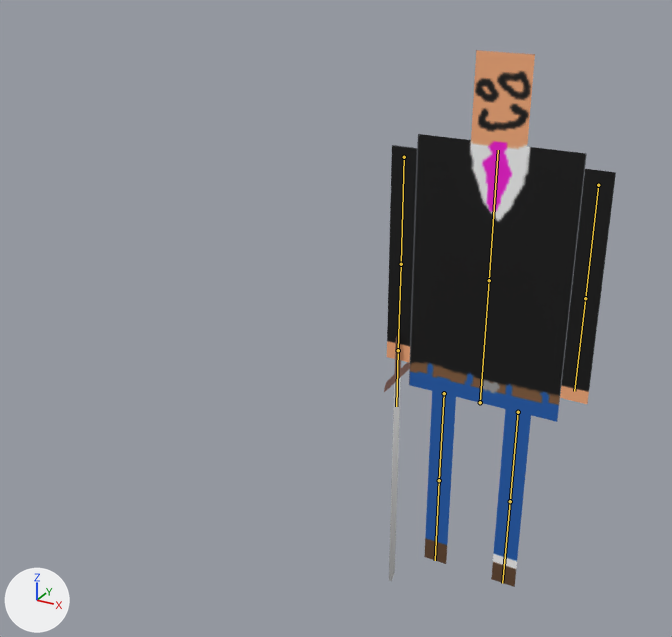
Two versions of the Blender file blender/player_character.blend, one commit apart.
Camera for both pictures: a 50 mm camera at (1.03, -3.01, 2.53) aimed at (-0.41, -0.4, 1.22). Arrows for +X, +Y and +Z are at lower left; the lights stay in place. The picture after the commit comes second. Both versions are drawn at frame 8 of the action 'Backflip'; the numbers are the values there. The bones that change, and the others that lie on the model, are drawn over the model as lines.

In view in the first picture: 'Body', 'LeftArm', 'RightArm', 'Sword'.
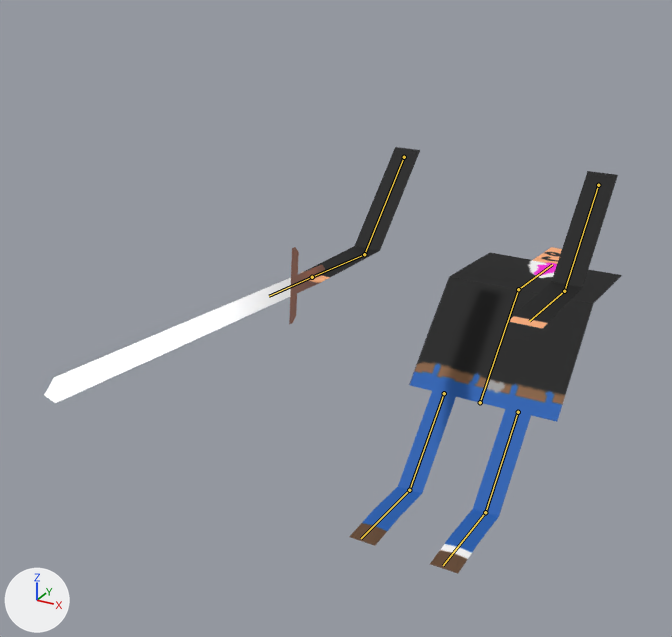
What differs and where, as boxes [x1, y1, x2, y2] in the pictures (672 x 637 px):
'Body', posed (53% wider, 39% shorter): before [409, 50, 587, 587]; after [350, 247, 622, 574]
'LeftArm', posed (95% wider, 33% shorter): before [560, 169, 616, 404]; after [508, 171, 618, 328]
'Sword', posed (944% wider, 37% shorter): before [384, 333, 410, 582]; after [44, 247, 325, 403]
'RightArm', posed: before [387, 145, 417, 362]; after [302, 147, 420, 283]
bone 'RightArm', root to tip: before (404, 157) to (401, 264); after (404, 157) to (364, 254)
bone 'RightHand', root to tip: before (401, 264) to (398, 350); after (364, 254) to (312, 277)
bone 'LeftArm', root to tip: before (598, 185) to (585, 298); after (598, 185) to (564, 291)
bone 'LeftHand', root to tip: before (585, 298) to (574, 391); after (564, 291) to (529, 321)
bone 'LeftLeg', root to tip: before (518, 412) to (510, 501); after (518, 412) to (485, 512)
bone 'LeftFoot', root to tip: before (510, 501) to (502, 583); after (485, 512) to (443, 565)
bone 'RightLeg', root to tip: before (444, 393) to (439, 480); after (444, 393) to (409, 490)
bone 'RightFoot', root to tip: before (439, 480) to (435, 560); after (409, 490) to (361, 538)
bone 'Spline', root to tip: before (480, 402) to (489, 280); after (480, 402) to (518, 289)
bone 'Torso', root to tip: before (489, 280) to (498, 150); after (518, 289) to (552, 264)

The change in detail:
Bone 'RightArm' (bone_rightarm) turns from (0, 0, 0) to (0, 0, 48) degrees about its own x, y and z.
Bone 'RightHand' (bone_righthand) turns from (0, 0, 0) to (0, 0, 48) degrees about its own x, y and z.
Bone 'LeftArm' (bone_leftarm) turns from (0, 0, 0) to (0, 0, -48) degrees about its own x, y and z.
Bone 'LeftHand' (bone_lefthand) turns from (0, 0, 0) to (0, 0, -48) degrees about its own x, y and z.
Bone 'LeftLeg' (bone_leftleg) turns from (0, 0, 0) to (-48, 0, 0) degrees about its own x, y and z.
Bone 'LeftFoot' (bone_leftfoot) turns from (0, 0, 0) to (-48, 0, 0) degrees about its own x, y and z.
Bone 'RightLeg' (bone_rightleg) turns from (0, 0, 0) to (-48, 0, 0) degrees about its own x, y and z.
Bone 'RightFoot' (bone_rightfoot) turns from (0, 0, 0) to (-48, 0, 0) degrees about its own x, y and z.
Bone 'Spline' (bone_spline) turns from (0, 0, 0) to (-48, 0, 0) degrees about its own x, y and z.
Bone 'Torso' (bone_torso) turns from (0, 0, 0) to (-48, 0, 0) degrees about its own x, y and z.
